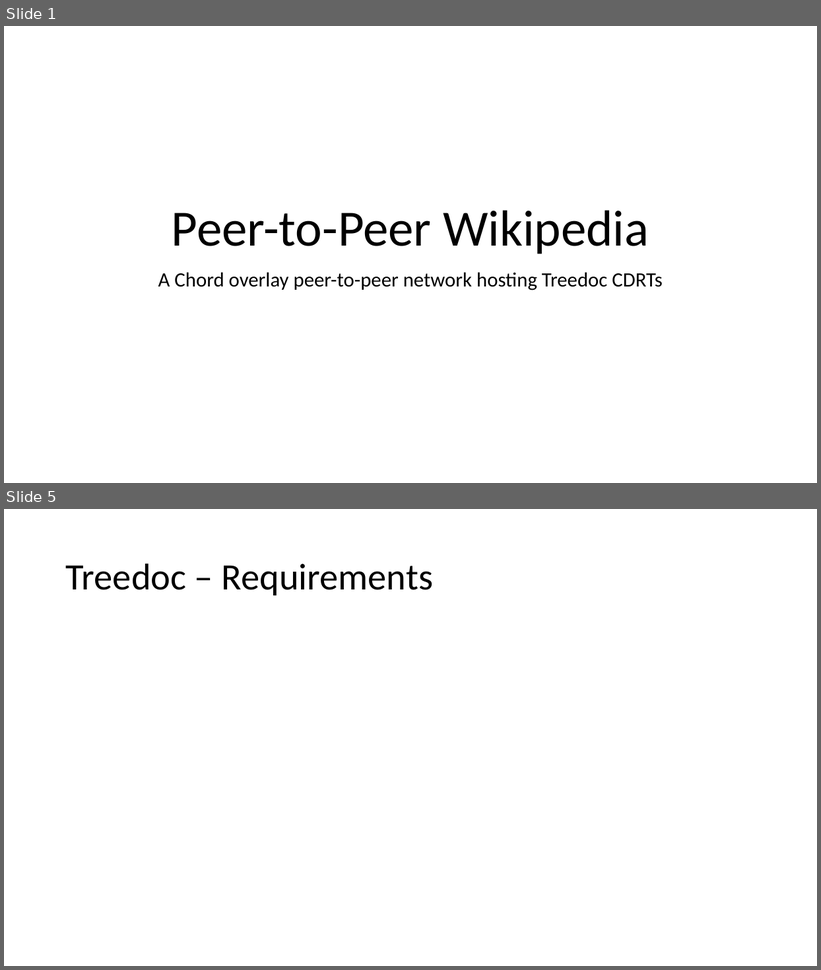
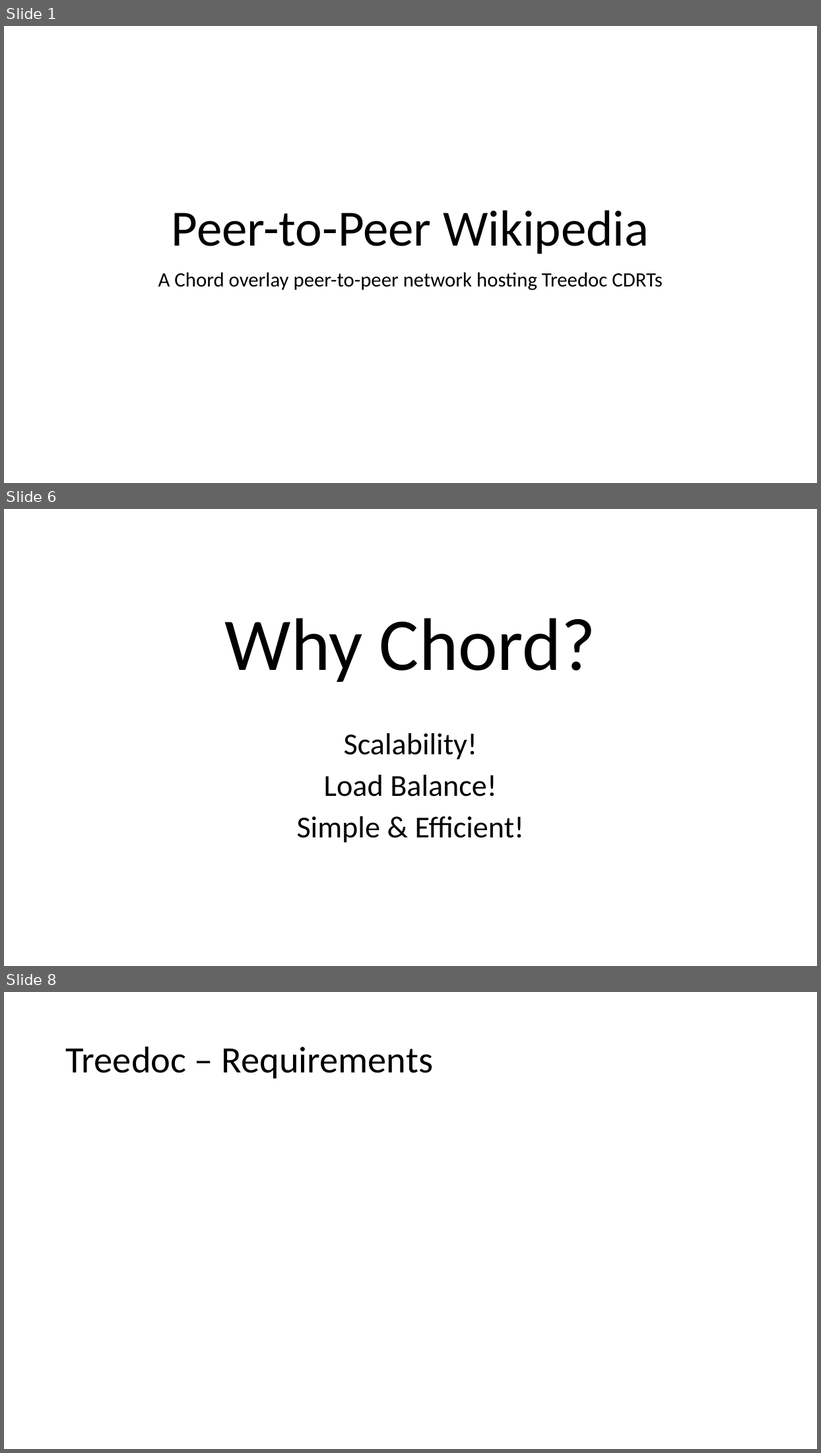
Before and after one commit to nickbradley/538b-project, a slide deck: p2pwiki.pptx. Shown one above the other, each under a label of ours: slides 1 and 5 before the commit, slides 1, 6 and 8 after it; the slides between them are not shown. The pictures are 821x970 and 821x1453 pixels, drawn with LibreOffice and Linux fonts; fonts in the diff are those of the drawing; grey boxes stand for pictures. Boxes give left, top, right and bottom in pixels: in the first picture for what was removed or moved away, otherwise in the second. Text is boxed around its words. In the diff, an @@ line names an element or a change of style, - is before the commit and + after.

```diff
--- a/p2pwiki.pptx
+++ b/p2pwiki.pptx
@@ slide 6 added at (4,509,817,966), background #FFFFFF @@
@@ title added at (225,618,596,683), 88 pt, text #000000 @@
+Why Chord?
@@ subtitle added at (297,733,525,843), 36 pt, text #000000 @@
+Scalability!
+Load Balance!
+Simple & Efficient!
@@ what was slide 5 is now slide 8 @@
```
Also in this commit, not shown: 5 slides changed, 6 other slides added, 4 slides removed, 10 other files.
